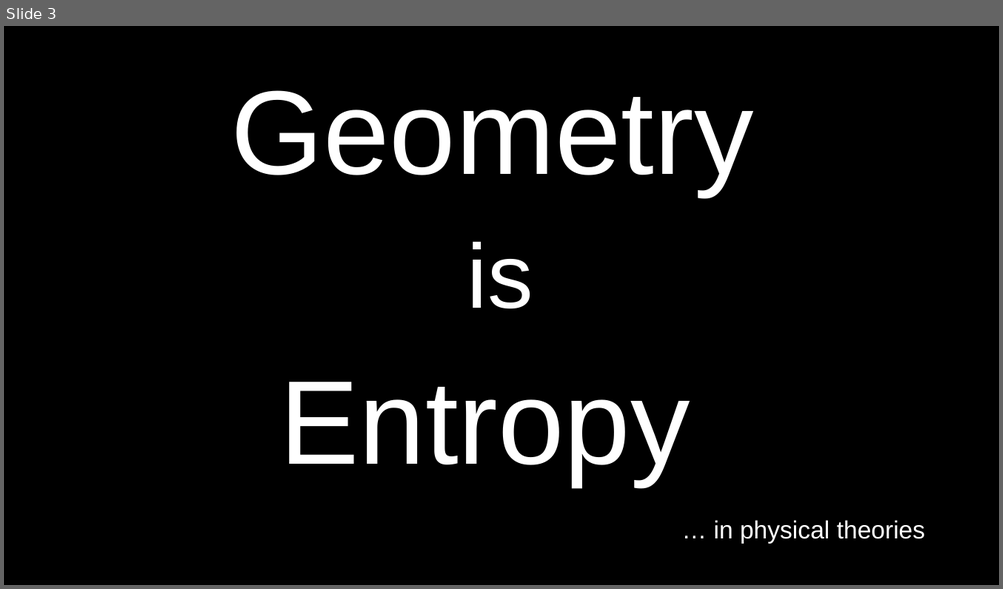
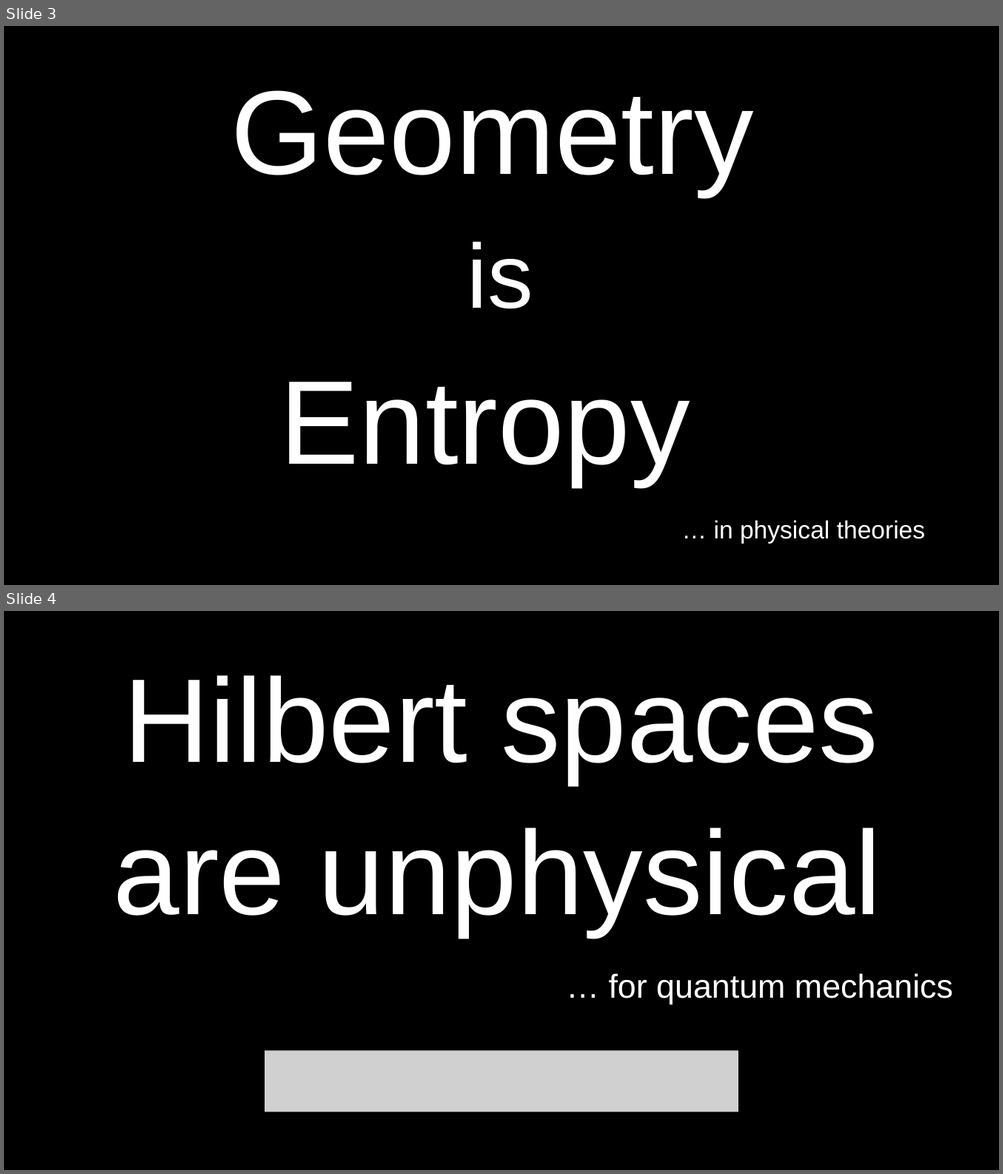
Before and after one commit to assumptionsofphysics/slides, a slide deck: 2025/2025Thumbnail.pptx. Shown one above the other, each under a label of ours: slide 3 before the commit, slides 3 and 4 after it. The pictures are 1003x589 and 1003x1174 pixels, drawn with LibreOffice and Linux fonts; fonts in the diff are those of the drawing; grey boxes stand for pictures; background and template pictures are left out. Boxes give left, top, right and bottom in pixels: in the first picture for what was removed or moved away, otherwise in the second. Text is boxed around its words. In the diff, an @@ line names an element or a change of style, - is before the commit and + after.

Commit message:
Final version for Hilbert spaces

```diff
--- a/2025/2025Thumbnail.pptx
+++ b/2025/2025Thumbnail.pptx
@@ slide 4 added at (4, 611, 999, 1170), background #000000 @@
@@ text added at (124, 675, 878, 783), 115 pt, text #FFFFFF @@
+Hilbert spaces
@@ text added at (114, 828, 882, 935), 115 pt, text #FFFFFF @@
+are unphysical
@@ text added at (609, 974, 953, 1005), 32 pt, text #FFFFFF @@
+… for quantum mechanics
@@ picture added at (264, 1051, 738, 1113) @@
```
Also in this commit, not shown: 2 other files.
